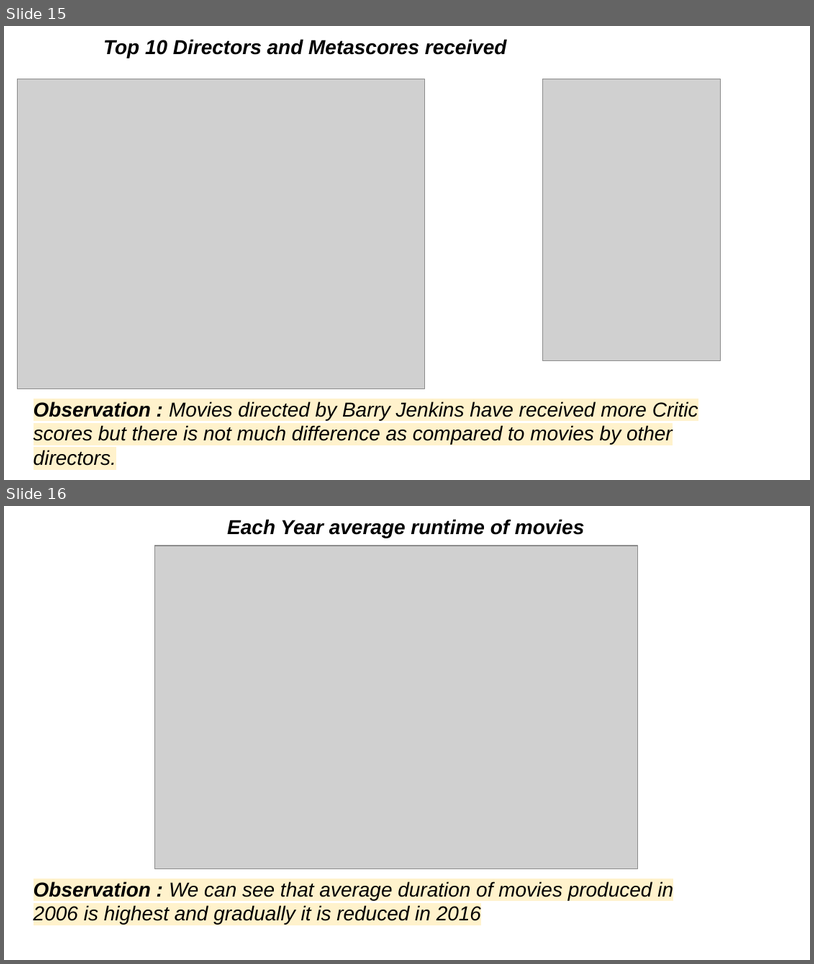
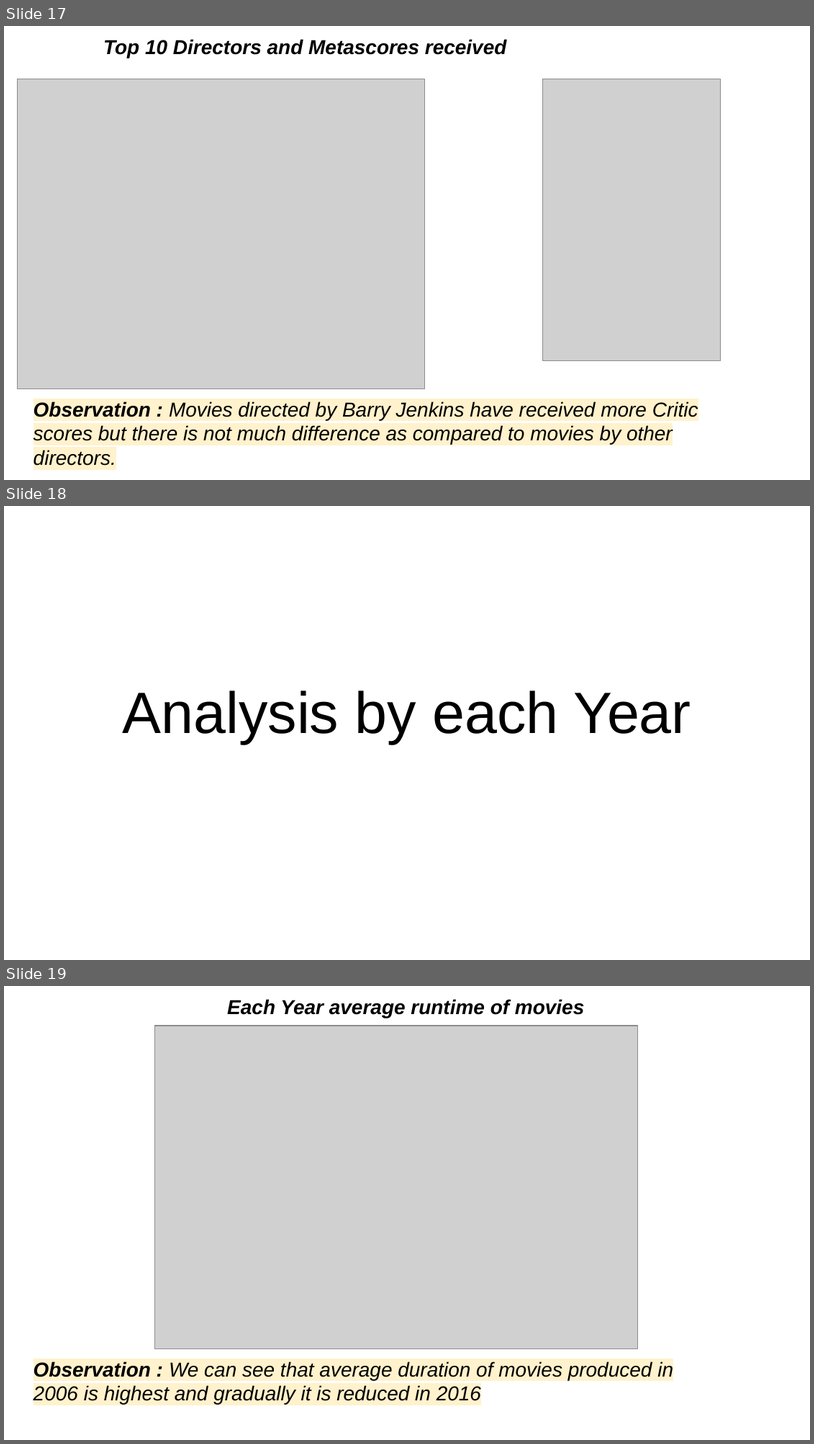
Before and after one commit to vaibhavjavadekar/practice-datasets, a slide deck: 1000moviesdataset/1000 Movies Dataset EDA.pptx. Shown one above the other, each under a label of ours: slides 15 and 16 before the commit, slides 17, 18 and 19 after it. The pictures are 814x964 and 814x1444 pixels, drawn with LibreOffice and Linux fonts; fonts in the diff are those of the drawing; grey boxes stand for pictures. Boxes give left, top, right and bottom in pixels: in the first picture for what was removed or moved away, otherwise in the second. Text is boxed around its words. In the diff, an @@ line names an element or a change of style, - is before the commit and + after.

```diff
--- a/1000moviesdataset/1000 Movies Dataset EDA.pptx
+++ b/1000moviesdataset/1000 Movies Dataset EDA.pptx
@@ slide 18 added at [4,506,810,960], background #FFFFFF @@
@@ title added at [123,690,692,743], 52 pt, text #000000 @@
+Analysis by each Year
@@ what was slide 15 is now slide 17 @@
@@ what was slide 16 is now slide 19 @@
```
Also in this commit, not shown: 3 slides changed, 3 other slides added, 1 other file.
